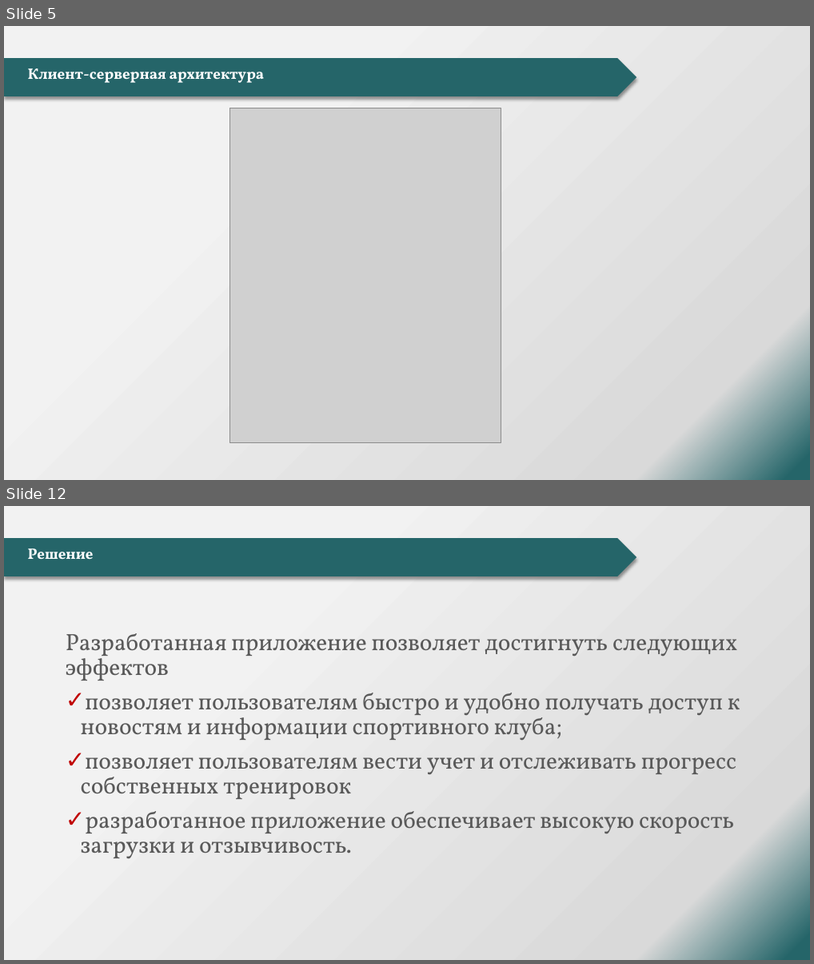
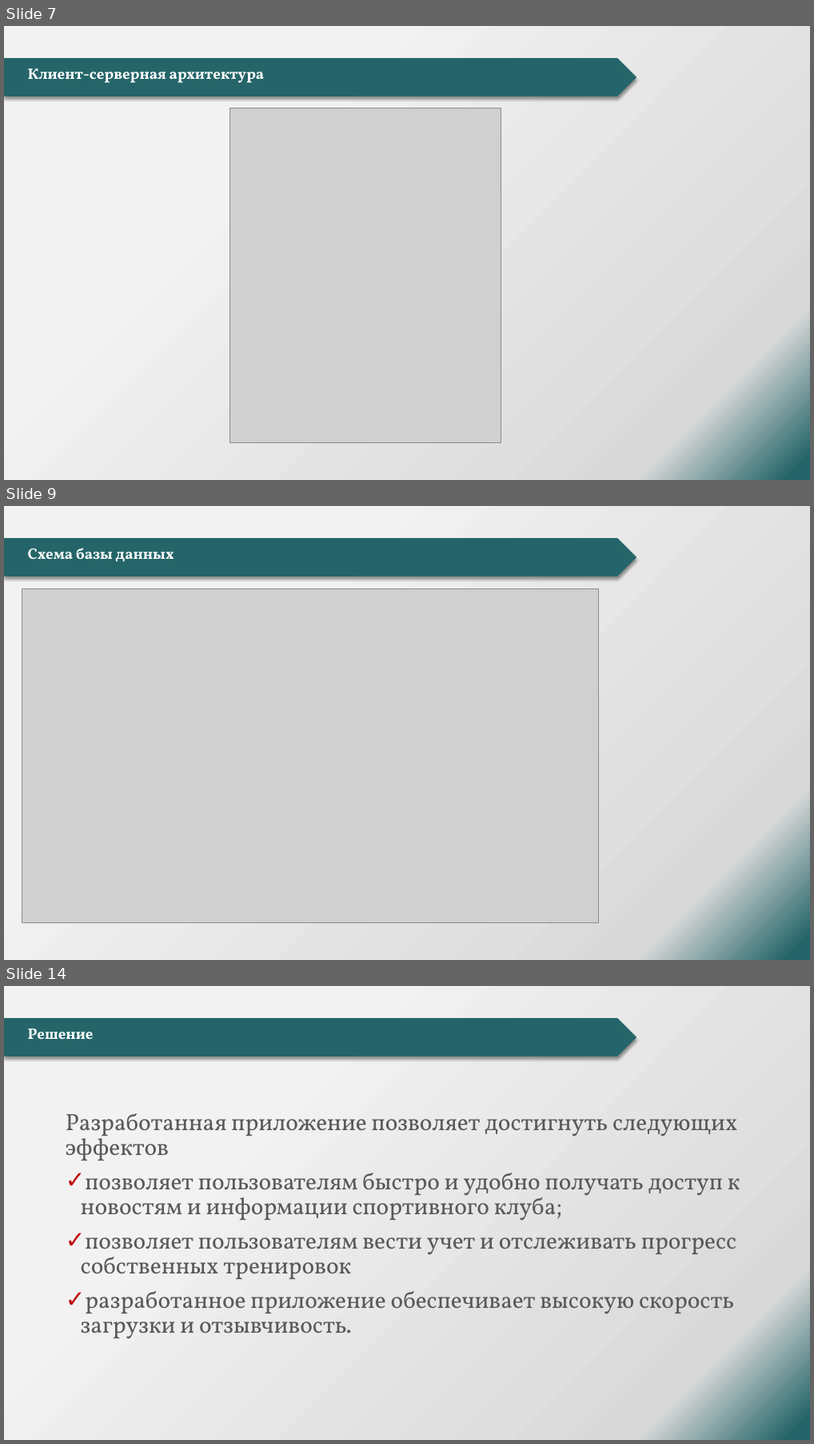
Before and after one commit to ALKOTS/Diplom, a slide deck: Доки/Данилин А.А.pptx. Shown one above the other, each under a label of ours: slides 5 and 12 before the commit, slides 7, 9 and 14 after it; the slides between them are not shown. The pictures are 814x964 and 814x1444 pixels, drawn with LibreOffice and Linux fonts; fonts in the diff are those of the drawing; grey boxes stand for pictures; background and template pictures are left out. Boxes give left, top, right and bottom in pixels: in the first picture for what was removed or moved away, otherwise in the second. Text is boxed around its words. In the diff, an @@ line names an element or a change of style, - is before the commit and + after.

```diff
--- a/Доки/Данилин А.А.pptx
+++ b/Доки/Данилин А.А.pptx
@@ slide 9 added at (4, 506, 810, 960), background gradient #F2F2F2 to #D9D9D9 to #256569; not listed: 1 template element that a slide beside it also shows @@
@@ title added at (28, 548, 174, 562), 18 pt, text #FFFFFF, bold @@
+Схема базы данных
@@ picture added at (22, 589, 598, 922) @@
@@ what was slide 5 is now slide 7 @@
@@ what was slide 12 is now slide 14 @@
```
Also in this commit, not shown: 5 slides changed, 3 other slides added, 1 slide removed.
